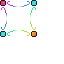
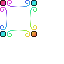
Before/after of a 64px x 64px layered artwork. What changed in the layer stack:
painted on "rainbow_colors" over left=0, top=0, right=37, bottom=37
